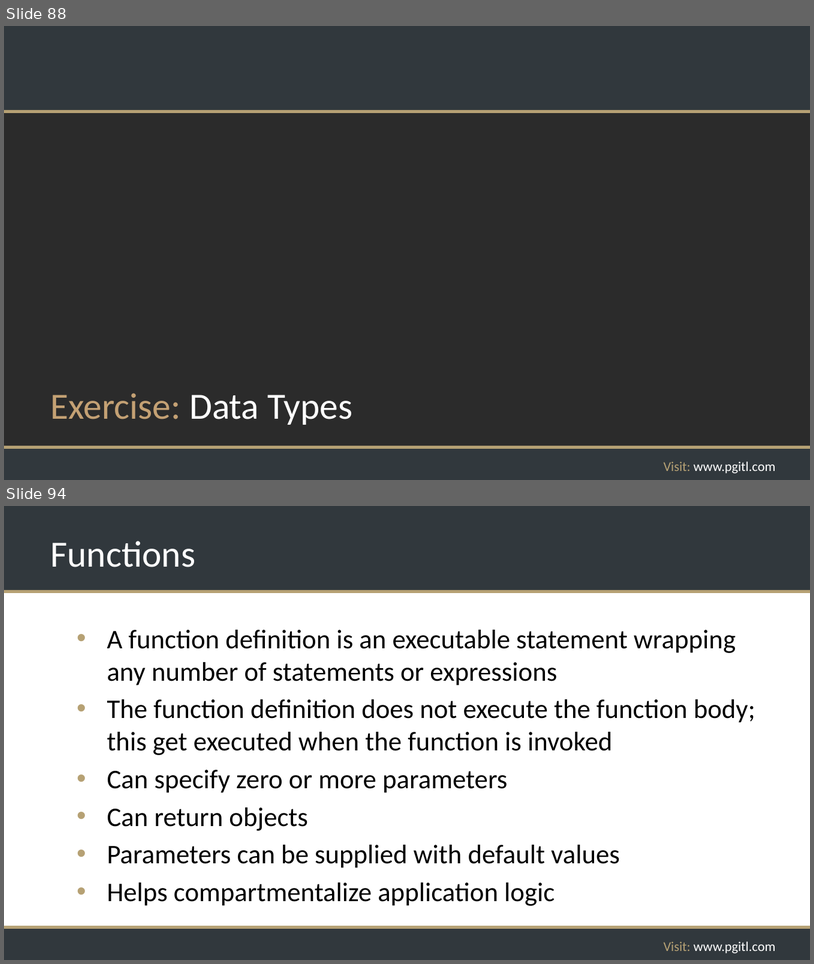
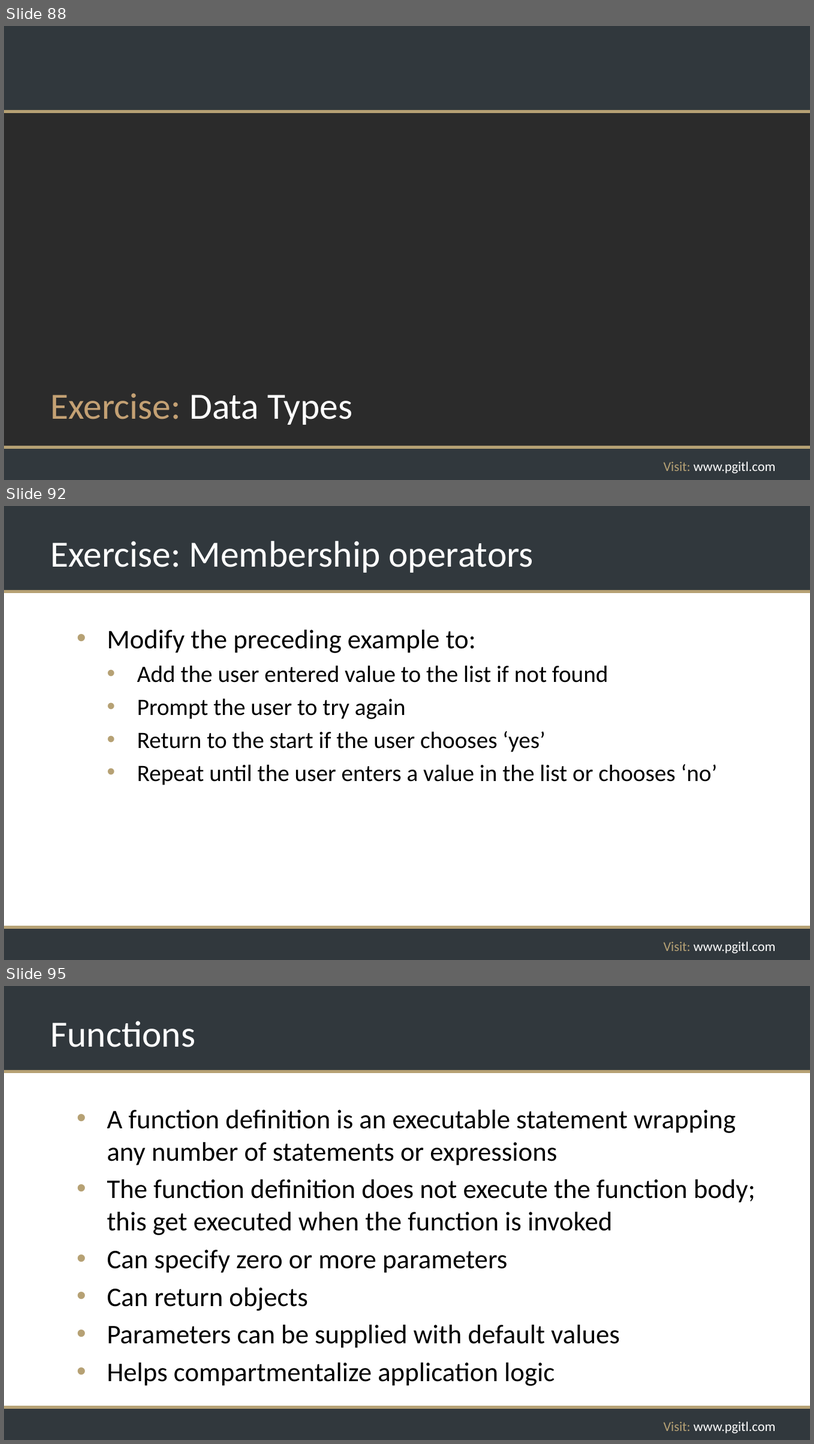
Before and after one commit to rikkouri/project-a, a slide deck: Programming Foundations.pptx. Shown one above the other, each under a label of ours: slides 88 and 94 before the commit, slides 88, 92 and 95 after it; the slides between them are not shown. The pictures are 814x964 and 814x1444 pixels, drawn with LibreOffice and Linux fonts; fonts in the diff are those of the drawing; background and template pictures are left out; a plain dark background stands for a picture behind light text. Boxes give left, top, right and bottom in pixels: in the first picture for what was removed or moved away, otherwise in the second. Text is boxed around its words. In the diff, an @@ line names an element or a change of style, - is before the commit and + after.

Commit message:
Improved membership ops slides and added exercise

```diff
--- a/Programming Foundations.pptx
+++ b/Programming Foundations.pptx
@@ slide 92 added at (4, 506, 810, 960), background #FFFFFF; not listed: 5 template elements that a slide beside it also shows @@
@@ title added at (50, 541, 534, 573), 44 pt, text #FFFFFF @@
+Exercise: Membership operators
@@ text added at (107, 630, 718, 785), 28 pt, text #000000 @@
+• Modify the preceding example to:
+  • Add the user entered value to the list if not found
+  • Prompt the user to try again
+  • Return to the start if the user chooses ‘yes’
+  • Repeat until the user enters a value in the list or chooses ‘no’
@@ what was slide 94 is now slide 95 @@
```
Also in this commit, not shown: 3 slides changed, 2 other slides added, 2 slides removed.
